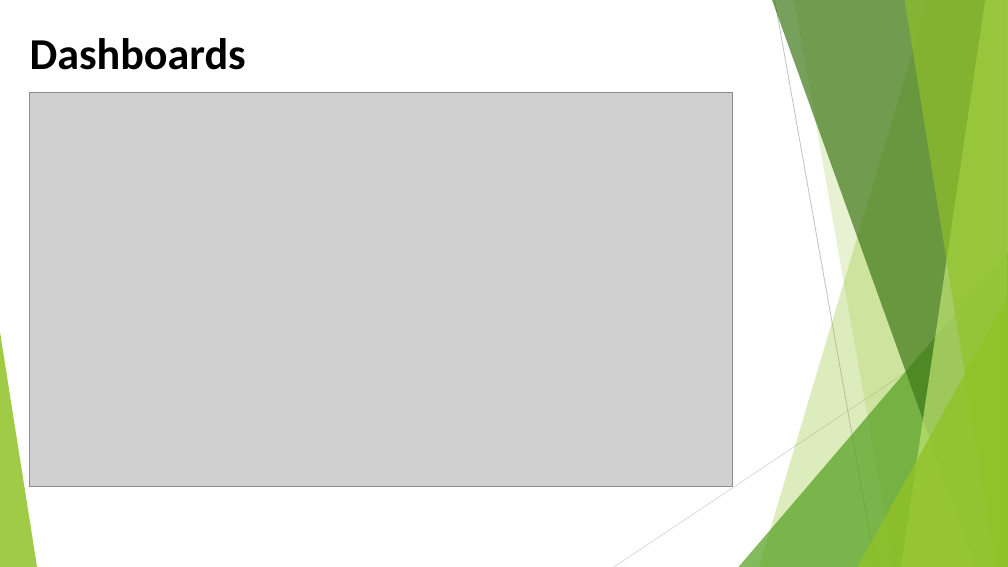
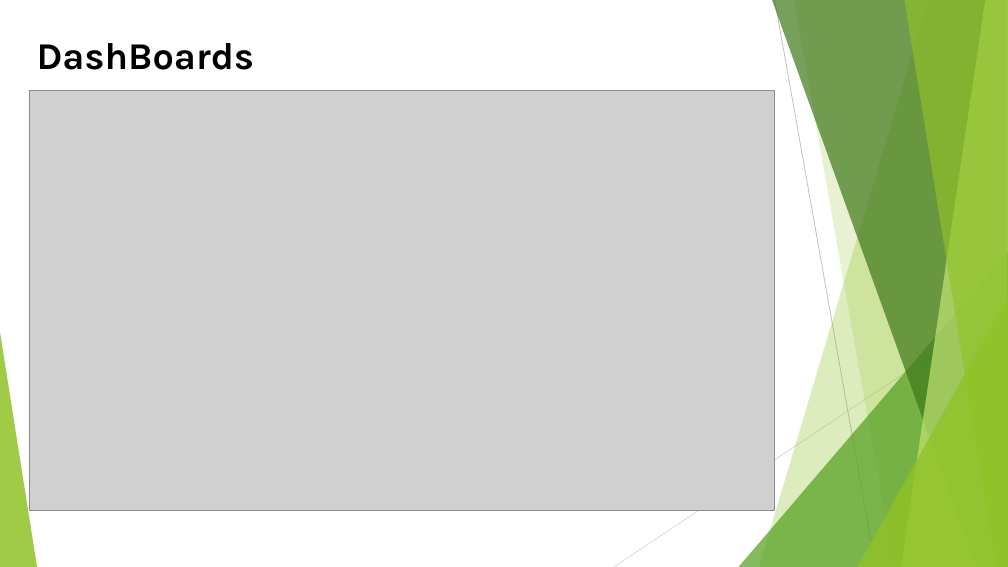
Before and after one commit to Bellamkondakumaraswamy/Credit-Risk-Assessment-Pipeline, a slide deck: slide 10 of Credit Risk Assessment Pipeline PPTX.pptx (slide 12 before the commit). Drawn at 1008x567 pixels with LibreOffice and Linux fonts; fonts in the diff are those of the drawing; grey boxes stand for pictures. Boxes give left, top, right and bottom in pixels: in the first picture for what was removed or moved away, otherwise in the second. Text is boxed around its words. In the diff, an @@ line names an element or a change of style, - is before the commit and + after.

```diff
--- a/Credit Risk Assessment Pipeline PPTX.pptx
+++ b/Credit Risk Assessment Pipeline PPTX.pptx
@@ title at [37, 43, 254, 70]: text changed; size 42 to 36 pt; font Calibri to Karla @@
-Dashboards
+DashBoards
@@ picture: place and size @@
-picture at [29, 92, 733, 487]
+picture at [29, 90, 774, 510]
```
Also in this commit, not shown: 6 other slides changed, 5 slides added, 6 slides removed, 16 other files.
